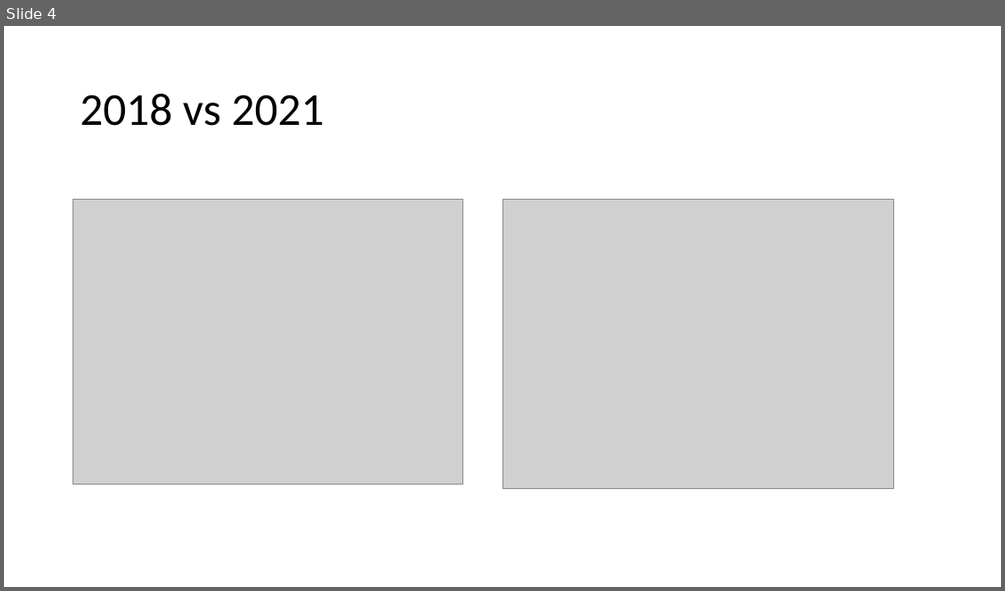
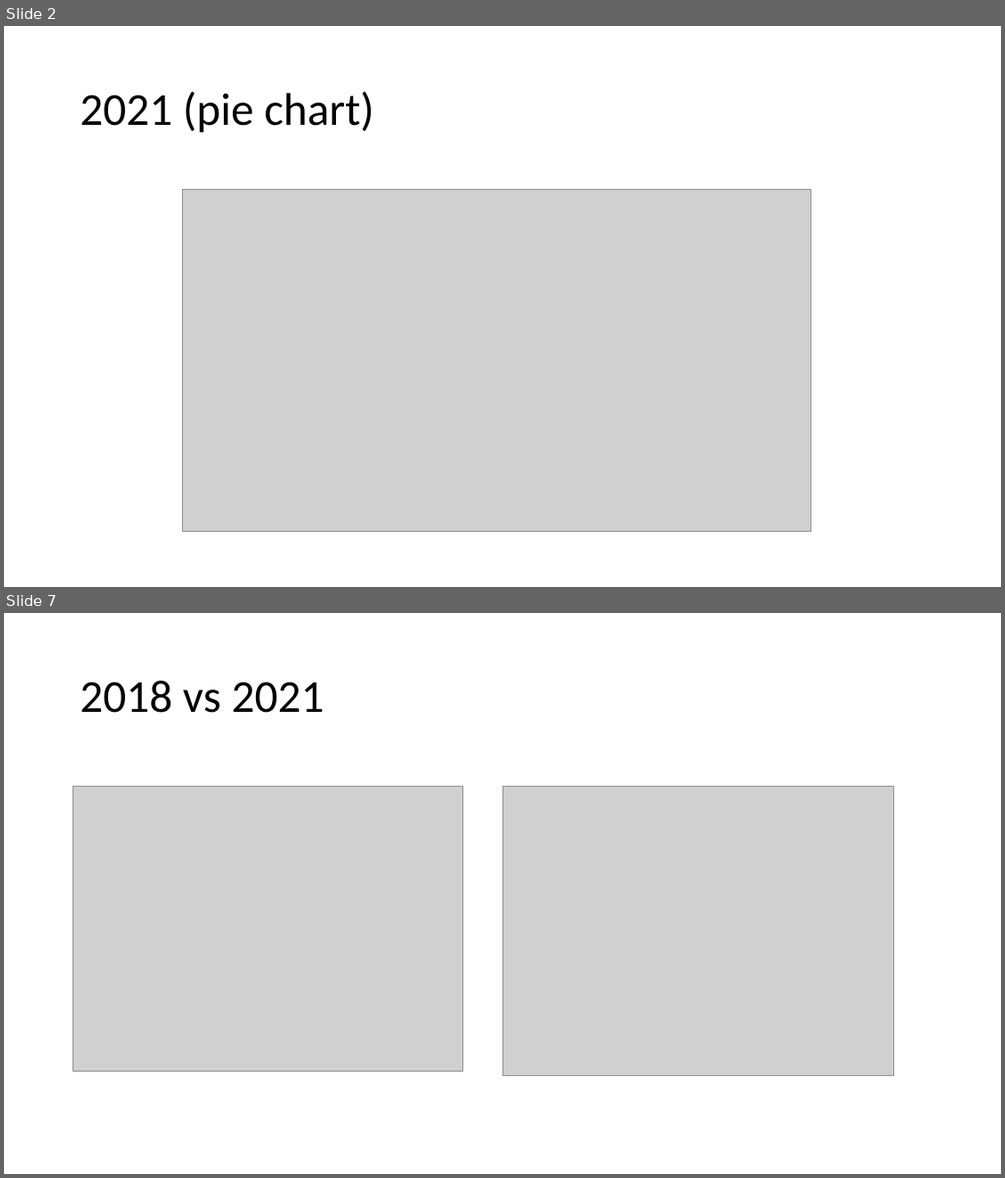
Before and after one commit to CarmenK2/GroupProject1, a slide deck: Presentation_ppt.pptx. Shown one above the other, each under a label of ours: slide 4 before the commit, slides 2 and 7 after it; the slides between them are not shown. The pictures are 1005x591 and 1005x1178 pixels, drawn with LibreOffice and Linux fonts; fonts in the diff are those of the drawing; grey boxes stand for pictures. Boxes give left, top, right and bottom in pixels: in the first picture for what was removed or moved away, otherwise in the second. Text is boxed around its words. In the diff, an @@ line names an element or a change of style, - is before the commit and + after.

```diff
--- a/Presentation_ppt.pptx
+++ b/Presentation_ppt.pptx
@@ slide 2 added at [4,26,1001,587], background #FFFFFF @@
@@ title added at [80,91,374,133], 44 pt, text #000000 @@
+2021 (pie chart)
@@ picture added at [183,190,811,532] @@
@@ what was slide 4 is now slide 7 @@
```
Also in this commit, not shown: 3 slides changed, 7 other slides added, 6 slides removed, 2 other files.
